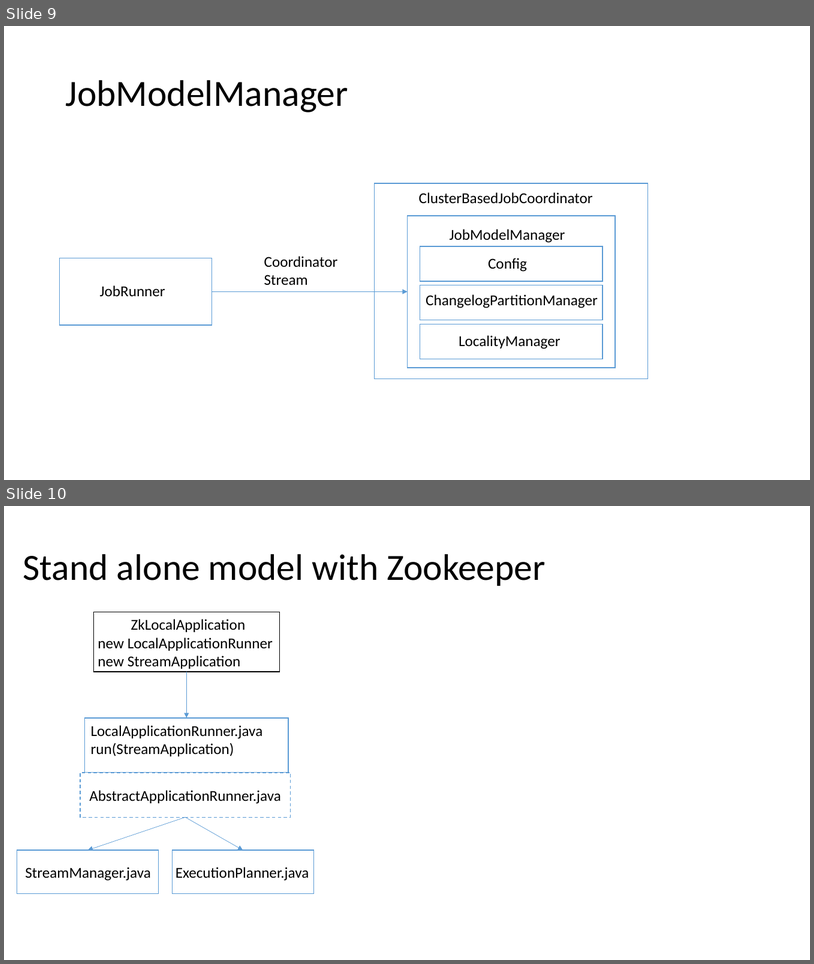
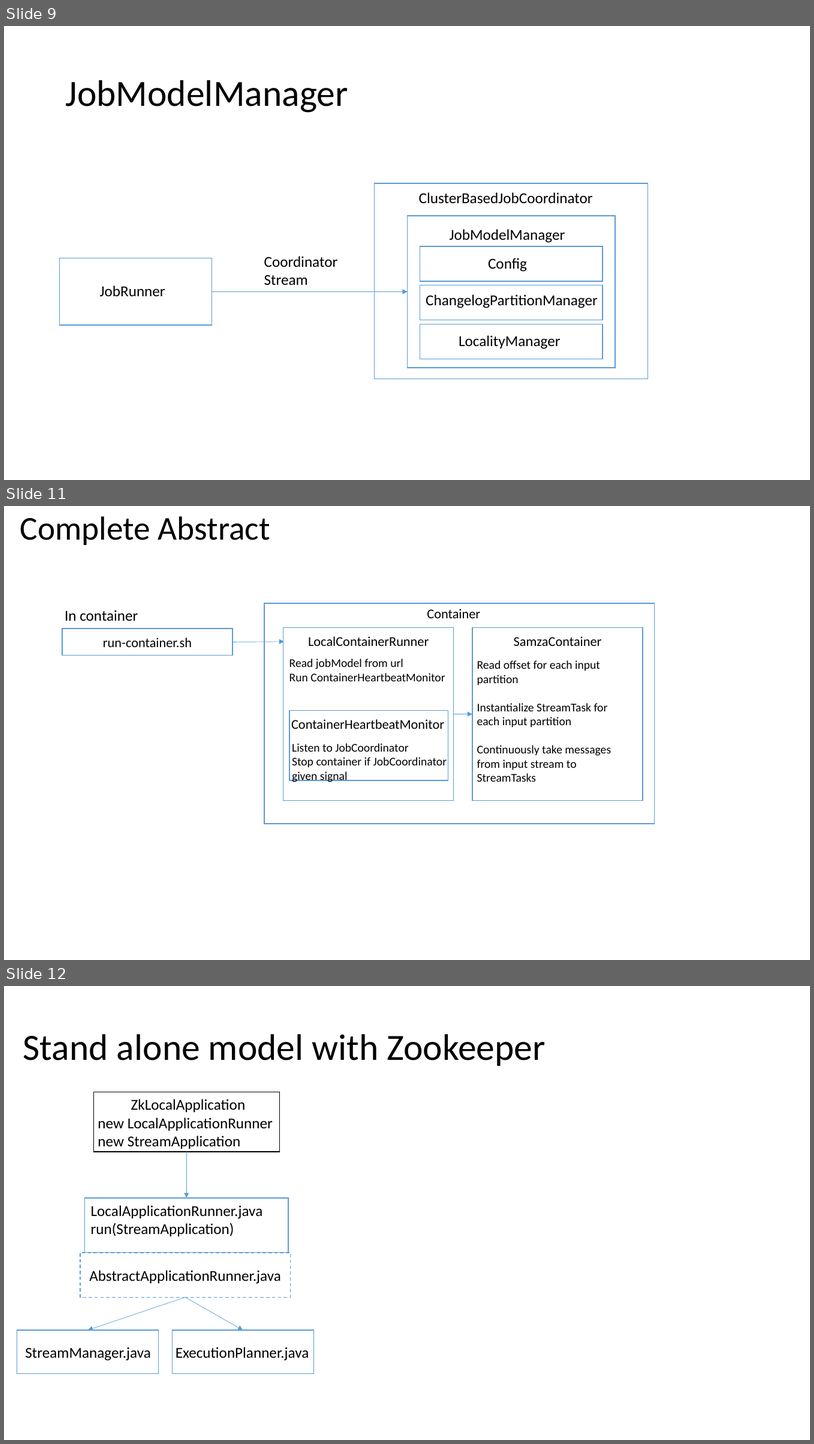
Before and after one commit to Swrrt/Samza-Documents, a slide deck: Documentation/SamzaStructure.pptx. Shown one above the other, each under a label of ours: slides 9 and 10 before the commit, slides 9, 11 and 12 after it; the slides between them are not shown. The pictures are 814x964 and 814x1444 pixels, drawn with LibreOffice and Linux fonts; fonts in the diff are those of the drawing. Boxes give left, top, right and bottom in pixels: in the first picture for what was removed or moved away, otherwise in the second. Text is boxed around its words. In the diff, an @@ line names an element or a change of style, - is before the commit and + after.

```diff
--- a/Documentation/SamzaStructure.pptx
+++ b/Documentation/SamzaStructure.pptx
@@ slide 11 added at box(4, 506, 810, 960), background #FFFFFF @@
@@ title added at box(20, 516, 270, 545), 39.6 pt, text #000000 @@
+Complete Abstract
@@ text added at box(65, 610, 138, 621), 18 pt, text #000000 @@
+In container
@@ rectangle added at box(264, 603, 655, 823), fill #FFFFFF, outline #5B9BD5 1 pt @@
@@ text added at box(427, 609, 480, 618), 16 pt, text #000000 @@
+Container
@@ rectangle added at box(62, 629, 233, 655), fill #FFFFFF, outline #5B9BD5 1 pt @@
@@ rectangle added at box(284, 628, 454, 801), fill #FFFFFF, outline #5B9BD5 1 pt @@
@@ rectangle added at box(473, 628, 644, 801), fill #FFFFFF, outline #5B9BD5 1 pt @@
@@ text added at box(103, 637, 192, 647), 16 pt, text #000000 @@
+run-container.sh
@@ arrow added from (233, 642) to (284, 642), #5B9BD5 0.5 pt @@
@@ text added at box(308, 636, 429, 646), 16 pt, text #000000 @@
+LocalContainerRunner
@@ text added at box(514, 636, 602, 646), 16 pt, text #000000 @@
+SamzaContainer
@@ text added at box(290, 658, 445, 681), 14 pt, text #000000 @@
+Read jobModel from url
+Run ContainerHeartbeatMonitor
@@ text added at box(477, 660, 611, 781), 14 pt, text #000000 @@
+Read offset for each input partition
+Instantialize StreamTask for each input partition
+Continuously take messages from input stream to StreamTasks
@@ rectangle added at box(290, 711, 449, 780), fill #FFFFFF, outline #5B9BD5 1 pt @@
@@ text added at box(291, 719, 444, 729), 16 pt, text #000000 @@
+ContainerHeartbeatMonitor
@@ arrow added from (454, 714) to (473, 714), #5B9BD5 0.5 pt @@
@@ text added at box(292, 743, 447, 782), 14 pt, text #000000 @@
+Listen to JobCoordinator
+Stop container if JobCoordinator
+given signal
@@ what was slide 10 is now slide 12 @@
```
Also in this commit, not shown: 1 other slide added.
